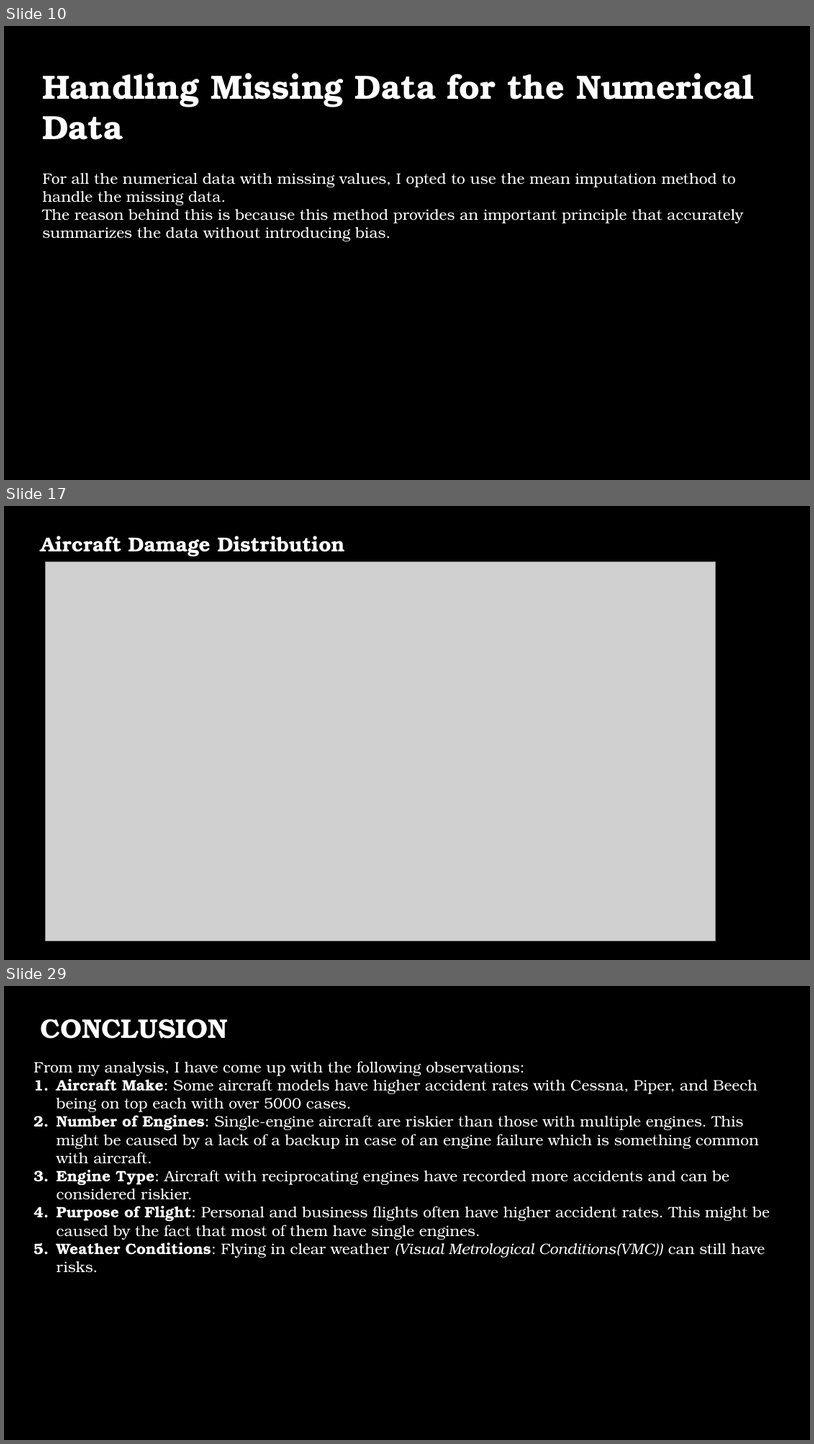
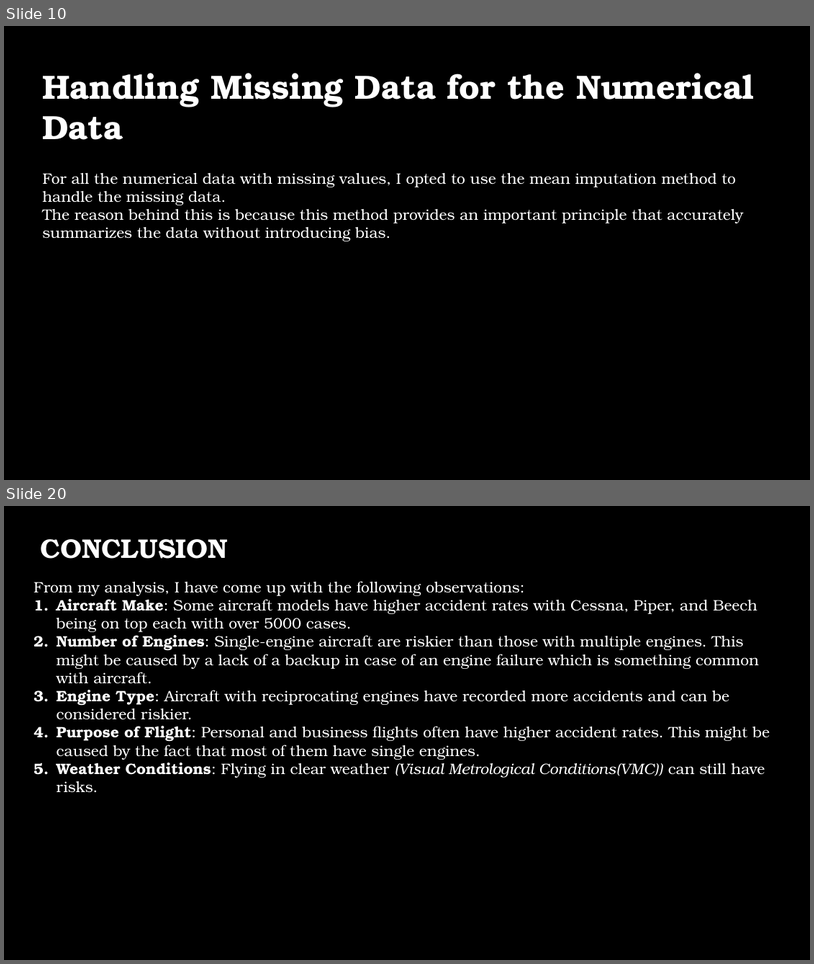
Before and after one commit to godwinmutuma/Phase1-project, a slide deck: Aviation Analysis.pptx. Shown one above the other, each under a label of ours: slides 10, 17 and 29 before the commit, slides 10 and 20 after it; the slides between them are not shown. The pictures are 814x1444 and 814x964 pixels, drawn with LibreOffice and Linux fonts; fonts in the diff are those of the drawing; grey boxes stand for pictures; background and template pictures are left out. Boxes give left, top, right and bottom in pixels: in the first picture for what was removed or moved away, otherwise in the second. Text is boxed around its words. In the diff, an @@ line names an element or a change of style, - is before the commit and + after.

```diff
--- a/Aviation Analysis.pptx
+++ b/Aviation Analysis.pptx
@@ slide 17 removed at [4,506,810,960], background picture (left out) @@
@@ text removed at [41,536,345,556] @@
-Aircraft Damage Distribution
@@ picture removed at [46,562,715,941] @@
@@ what was slide 29 is now slide 20 @@
```
Also in this commit, not shown: 9 slides changed, 8 other slides removed, 1 other file.
